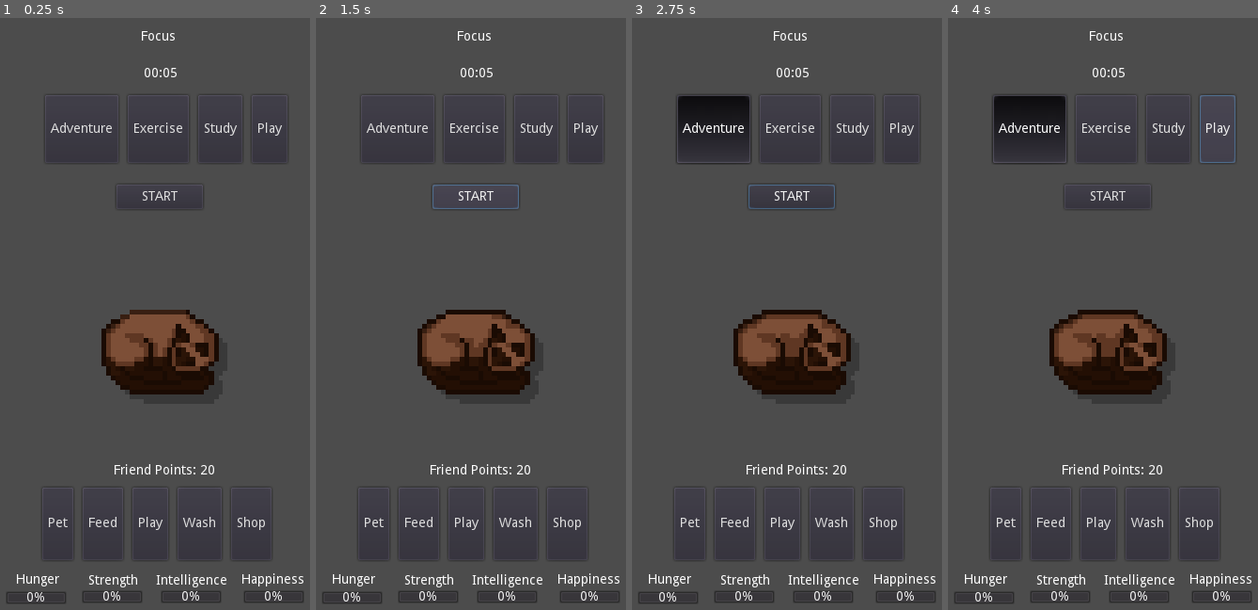
Above: before the commit, frames 1-4 (left to right).
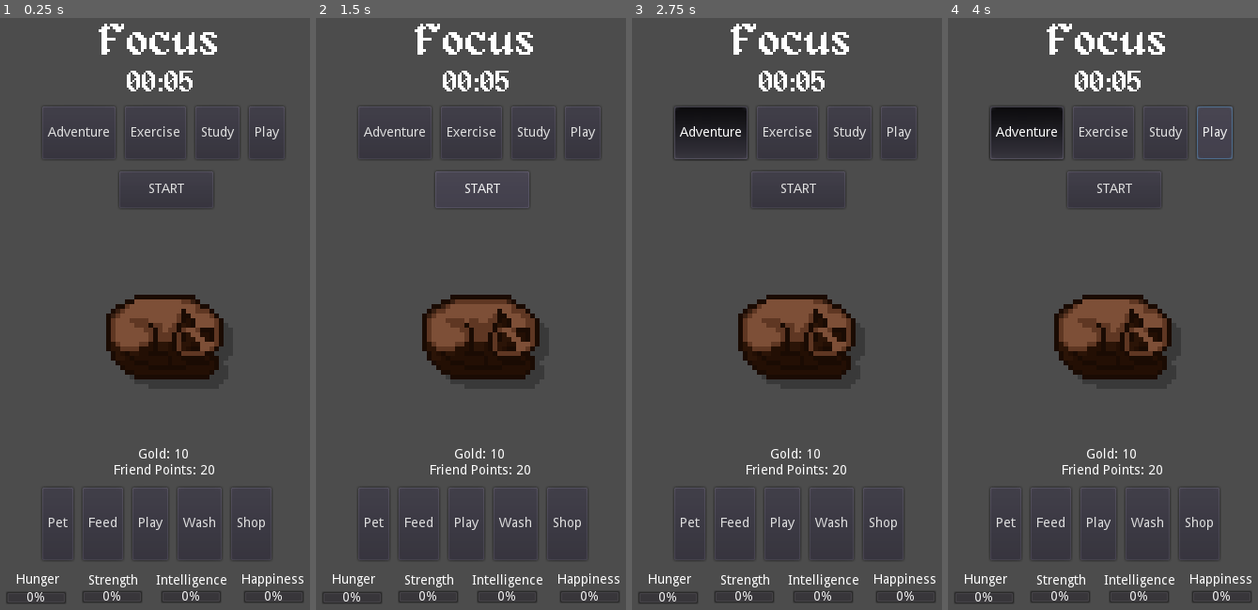
Above: after the commit, the same moments.

Repository: Sleeping-Robot-Games/Pomogotchi
Game: Godot game, scene res://scenes/Main.tscn
Two runs of this game, one before a commit and one after it. Both use one fixed random seed, a clock stepped at 60 frames per second and the inputs below.
Inputs:
- Up to frame 1 (0.25 s): no input
- Up to frame 2 (1.5 s): click "START" at 0.5 s; click "START" at 1.25 s
- Up to frame 3 (2.75 s): click "Adventure" at 2 s
- Up to frame 4 (4 s): click "Adventure" at 2.75 s; click "Play" at 3.5 s

The runs differ from the first frame. In frame 1, 6.1% of the frame differs, in the area x 13-92%, y 0-75%; in frame 2, 6.3%; in frame 3, 6.9%; in frame 4, 7.0%, in the area x 13-93%, y 0-75%.

Commit message:
adds font and basics of state

Diff:
--- a/scenes/Main.tscn
+++ b/scenes/Main.tscn
@@ -1,10 +1,19 @@
-[gd_scene load_steps=7 format=2]
-
-[ext_resource path="res://scripts/Main.gd" type="Script" id=1]
+[gd_scene load_steps=10 format=2]
+
+[ext_resource path="res://scripts/main.gd" type="Script" id=1]
 [ext_resource path="res://assets/Barcat_001a.png" type="Texture" id=2]
 [ext_resource path="res://assets/Barcat_001b.png" type="Texture" id=3]
 [ext_resource path="res://assets/Barcat_001c.png" type="Texture" id=4]
 [ext_resource path="res://resources/theme_focus_group.tres" type="ButtonGroup" id=5]
+[ext_resource path="res://resources/alagard.ttf" type="DynamicFontData" id=6]
+
+[sub_resource type="DynamicFont" id=2]
+size = 48
+font_data = ExtResource( 6 )
+
+[sub_resource type="DynamicFont" id=3]
+size = 32
+font_data = ExtResource( 6 )
 
 [sub_resource type="SpriteFrames" id=1]
 animations = [ {
@@ -19,45 +28,52 @@
 focus_theme_group = ExtResource( 5 )
 
 [node name="Start" type="Button" parent="."]
-margin_left = 133.0
-margin_top = 184.0
-margin_right = 225.0
-margin_bottom = 210.0
+margin_left = 136.0
+margin_top = 170.0
+margin_right = 236.0
+margin_bottom = 209.0
+focus_mode = 0
+enabled_focus_mode = 0
 text = "START"
 
 [node name="Mode" type="RichTextLabel" parent="."]
-margin_left = 159.0
-margin_top = 20.0
-margin_right = 199.0
-margin_bottom = 39.0
+margin_left = 114.0
+margin_top = 10.0
+margin_right = 249.0
+margin_bottom = 54.0
+rect_min_size = Vector2( 100, 30 )
+custom_fonts/normal_font = SubResource( 2 )
 text = "Break"
+scroll_active = false
 
 [node name="Time" type="RichTextLabel" parent="."]
-margin_left = 162.0
-margin_top = 59.0
-margin_right = 204.0
-margin_bottom = 80.0
-text = "5:00"
+margin_left = 144.0
+margin_top = 61.0
+margin_right = 228.0
+margin_bottom = 90.0
+custom_fonts/normal_font = SubResource( 3 )
+text = "25:00"
+scroll_active = false
 
 [node name="Sprite" type="AnimatedSprite" parent="."]
-position = Vector2( 179, 367 )
+position = Vector2( 185, 351 )
 scale = Vector2( 5, 5 )
 frames = SubResource( 1 )
-frame = 2
+frame = 1
 speed_scale = 0.5
 playing = true
 
 [node name="FocusThemeContainer" type="HBoxContainer" parent="."]
-margin_left = 57.0
-margin_top = 89.0
-margin_right = 315.0
-margin_bottom = 161.0
+margin_left = 54.0
+margin_top = 101.0
+margin_right = 312.0
+margin_bottom = 157.0
 custom_constants/separation = 10
 alignment = 1
 
 [node name="Adventure" type="Button" parent="FocusThemeContainer"]
 margin_right = 78.0
-margin_bottom = 72.0
+margin_bottom = 56.0
 focus_mode = 0
 toggle_mode = true
 enabled_focus_mode = 0
@@ -67,7 +83,7 @@
 [node name="Exercise" type="Button" parent="FocusThemeContainer"]
 margin_left = 88.0
 margin_right = 153.0
-margin_bottom = 72.0
+margin_bottom = 56.0
 toggle_mode = true
 group = ExtResource( 5 )
 text = "Exercise"
@@ -75,7 +91,7 @@
 [node name="Study" type="Button" parent="FocusThemeContainer"]
 margin_left = 163.0
 margin_right = 210.0
-margin_bottom = 72.0
+margin_bottom = 56.0
 toggle_mode = true
 group = ExtResource( 5 )
 text = "Study"
@@ -83,7 +99,8 @@
 [node name="Play" type="Button" parent="FocusThemeContainer"]
 margin_left = 220.0
 margin_right = 258.0
-margin_bottom = 72.0
+margin_bottom = 56.0
+group = ExtResource( 5 )
 text = "Play"
 
 [node name="TaskContainer" type="HBoxContainer" parent="."]
@@ -183,6 +200,13 @@
 margin_bottom = 495.0
 text = "Friend Points: 20"
 
+[node name="GoldLabel" type="Label" parent="."]
+margin_left = 156.0
+margin_top = 464.0
+margin_right = 210.0
+margin_bottom = 478.0
+text = "Gold: 10"
+
 [node name="AnimationPlayer" type="AnimationPlayer" parent="."]
 
 [node name="Timer" type="Timer" parent="."]
--- a/scripts/Main.gd
+++ b/scripts/Main.gd
@@ -5,6 +5,17 @@
 var timer_seconds =  c.STANDARD_FOCUS_SECONDS
 
 export(ButtonGroup) var focus_theme_group
+
+onready var ui_to_hide_on_focus = [
+	$FocusThemeContainer,
+	$TaskContainer,
+	$Hunger,
+	$Happiness,
+	$Intelligence,
+	$Strength,
+	$FPLabel,
+	$GoldLabel
+]
 
 func _ready():
 	$Mode.text = timer_mode
@@ -18,7 +29,6 @@
 	var seconds = (int(timer_seconds)) % 60
 	$Time.text = "%02d:%02d" % [minutes, seconds]
 
-
 func _on_FocusTheme_pressed():
 	if timer_mode == c.BREAK or $Timer.is_stopped():
 		focus_theme_mode = focus_theme_group.get_pressed_button().name
@@ -30,9 +40,10 @@
 				# Start the timer if a focus theme is selected and update start button text
 				$Timer.start()
 				$Start.text = 'Pause'
-				# Disable the focus theme buttons while the timer runs
-				for button in focus_theme_group.get_buttons():
-						button.disabled = true
+				# Hide all the UI elements during FOCUS
+				if timer_mode == c.FOCUS:
+					for element in ui_to_hide_on_focus:
+						element.hide()
 		else:
 			$Timer.paused = !$Timer.paused
 			if $Timer.paused:
@@ -59,9 +70,9 @@
 			# Untoggle the focus theme button so a new one can be chosen
 			if focus_theme_group.get_pressed_button():
 				focus_theme_group.get_pressed_button().pressed = false
-			# Enable the focus theme buttons
-			for button in focus_theme_group.get_buttons():
-					button.disabled = false
 			focus_theme_mode = ""
+			# Show all the UI elements during BREAK
+			for element in ui_to_hide_on_focus:
+				element.show()
 
 	update_display_time()
--- a/scripts/global.gd
+++ b/scripts/global.gd
@@ -1,16 +1,13 @@
 extends Node
 
+const PET_STATE = {
+	'gold': 0,
+	'intelligence': 0,
+	'strength': 0,
+	'hunger': 0,
+	'happiness': 0,
+	'fp': 0,
+}
 
-# Declare member variables here. Examples:
-# var a = 2
-# var b = "text"
-
-
-# Called when the node enters the scene tree for the first time.
-func _ready():
-	pass # Replace with function body.
-
-
-# Called every frame. 'delta' is the elapsed time since the previous frame.
-#func _process(delta):
-#	pass
+func change_pet_state(state, num):
+	PET_STATE[state] += num
Binary file added: resources/alagard.ttf
